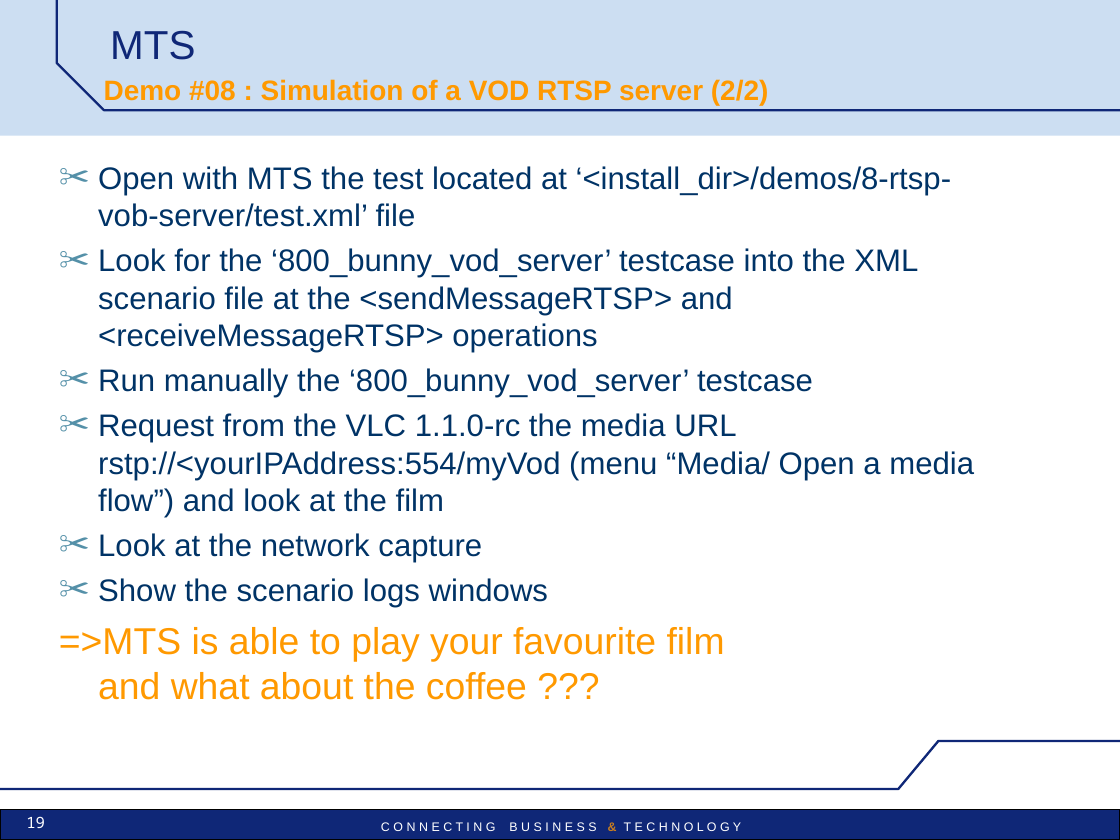
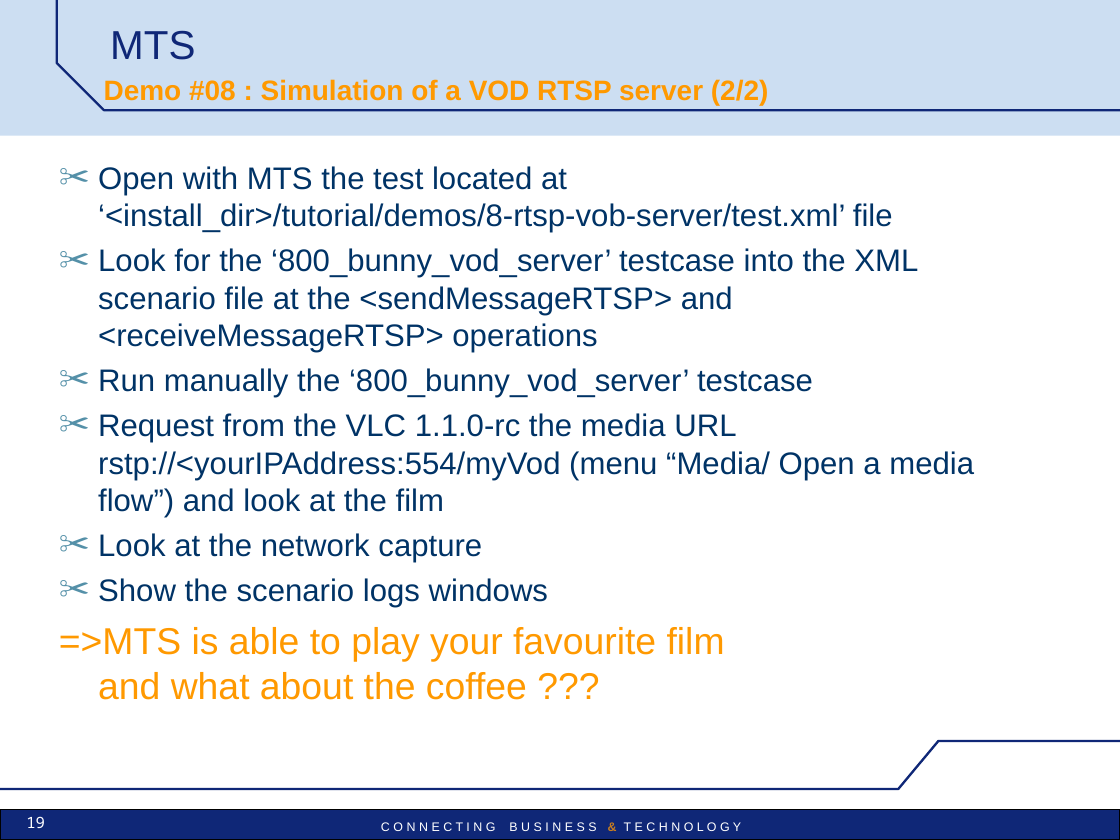
Before and after one commit to vu3mmg/mts-project, a slide deck: slide 19 of trunk/mts/src/main/doc/MTS_pres_demos.ppt. Drawn at 1120x840 pixels with LibreOffice and Linux fonts; fonts in the diff are those of the drawing; background and template pictures are left out. Boxes give left, top, right and bottom in pixels: in the first picture for what was removed or moved away, otherwise in the second. Text is boxed around its words. In the diff, an @@ line names an element or a change of style, - is before the commit and + after.

```diff
--- a/trunk/mts/src/main/doc/MTS_pres_demos.ppt
+++ b/trunk/mts/src/main/doc/MTS_pres_demos.ppt
@@ text at (98, 166, 893, 233): text changed @@
-✂ Open with MTS the test located at ‘<install_dir>/demos/8-rtsp-vob-server/test.xml’ file
+✂ Open with MTS the test located at ‘<install_dir>/tutorial/demos/8-rtsp-vob-server/test.xml’ file
```
Also in this commit, not shown: 14 other slides changed, 2 slides added.
